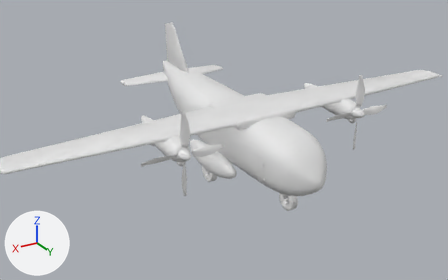
The Blender file ragdoll-crash-physics/blender/out/CargoPlane.blend, before and after one commit.
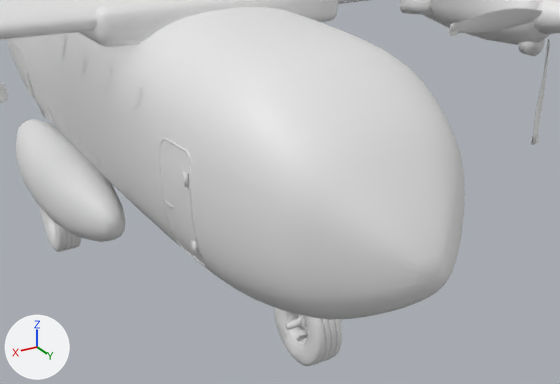
There are two pictures of each version: one whole from a 50 mm camera at (44.8, 69.9, 41.2) aimed at (8.5, 9.5, 11.0), one close up from a 50 mm camera at (12.5, 30.9, 16.0) aimed at (2.7, 14.6, 7.9). The lights are fixed; the arrows at lower left show +X, +Y and +Z. The older version's two pictures come first. Materials are left out; every surface is plain grey.

Objects in the first close-up: 'CargoPlane_Body', 'CargoPlane_Glass', 'CargoPlane_Spin1', 'CargoPlane_Trim', 'CargoPlane_Trim2', 'CargoPlane_Wheel1', 'CargoPlane_Wheel3', 'fuselage.001' and 1 more.
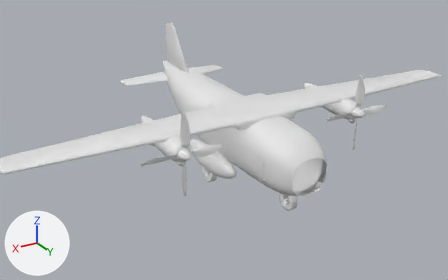
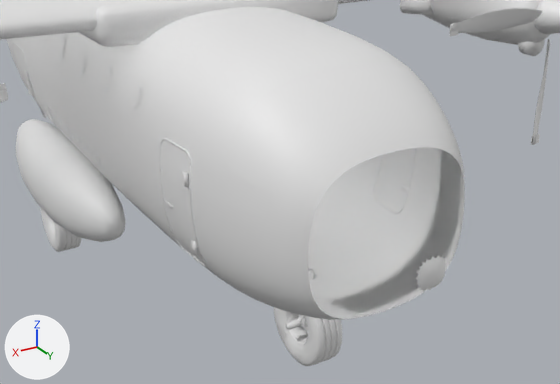
What differs and where, as boxes (x1, y1, x2, y2) in the close-ups (560 x 384 px):
'fuselage.001', deleted
    before: (308, 147, 465, 319)

The edits, one by one:
Object 'fuselage.001' (ob_fuselage_001) is deleted.
